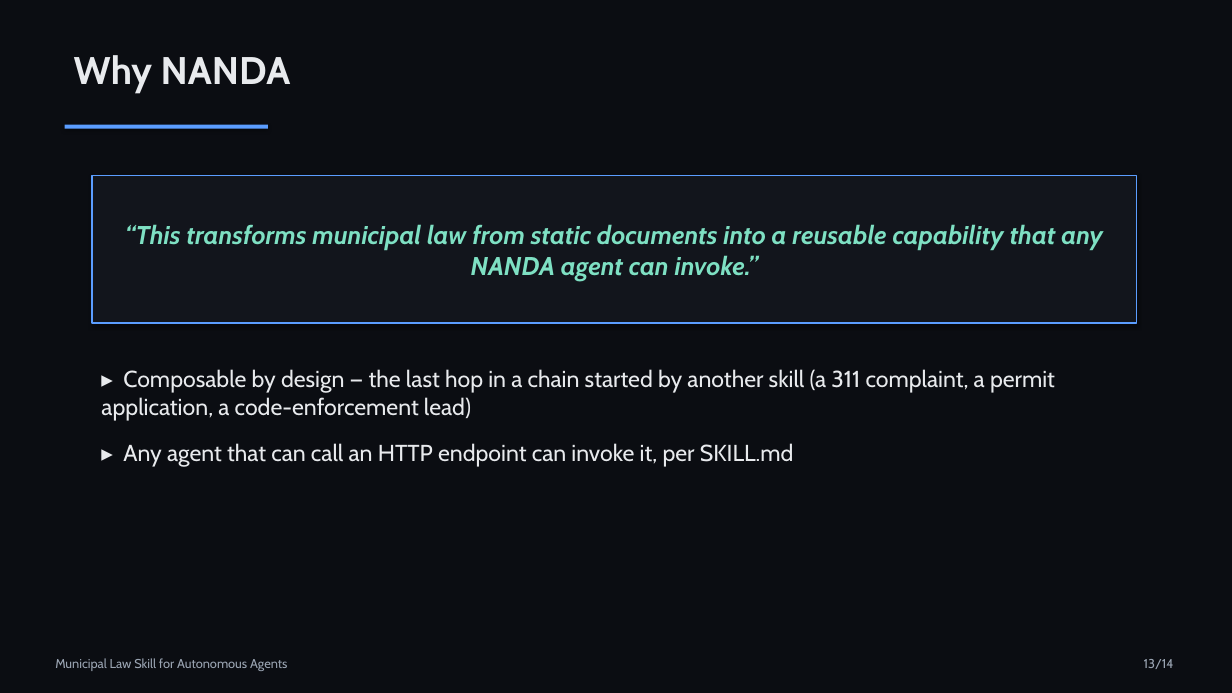
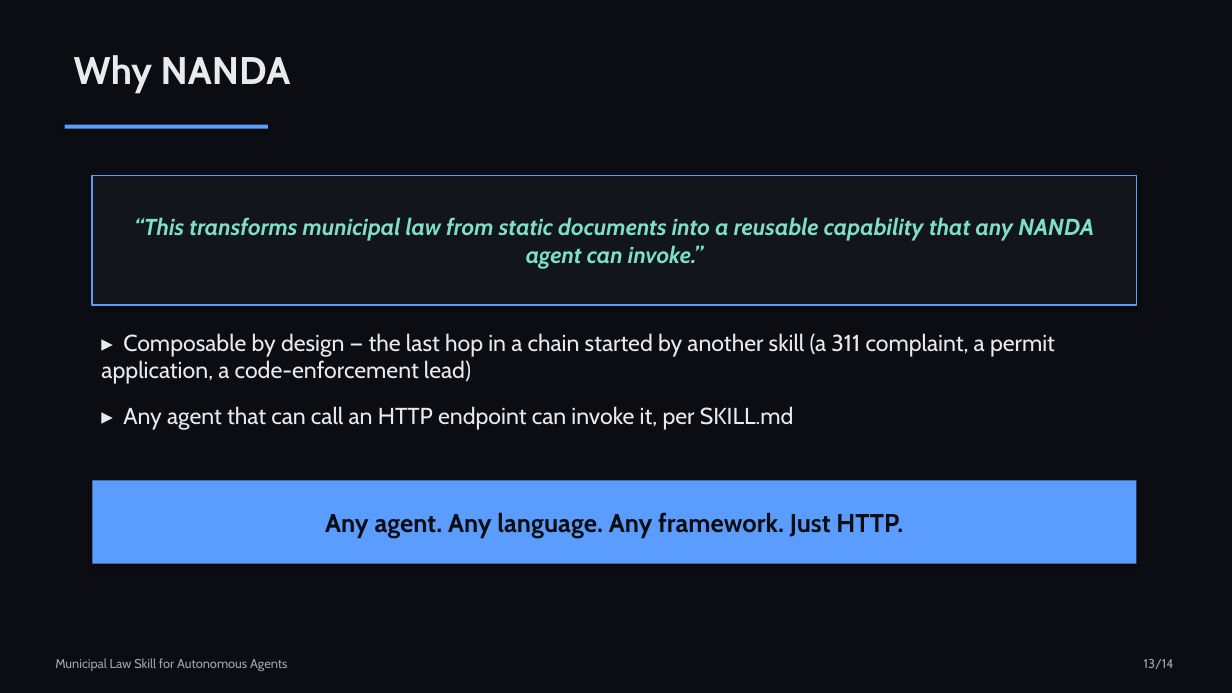
Before and after one commit to swamx/nanda-municipal-laws, a slide deck: slide 13 of docs/presentation/Municipal-Law-Skill.pptx. Drawn at 1232x693 pixels with LibreOffice and Linux fonts; fonts in the diff are those of the drawing. Boxes give left, top, right and bottom in pixels: in the first picture for what was removed or moved away, otherwise in the second. Text is boxed around its words. In the diff, an @@ line names an element or a change of style, - is before the commit and + after.

```diff
--- a/docs/presentation/Municipal-Law-Skill.pptx
+++ b/docs/presentation/Municipal-Law-Skill.pptx
@@ rectangle "“This transforms municipal law from ...": place and size @@
-rectangle "“This transforms municipal law from ..." at bbox=[92, 176, 1137, 323]
+rectangle "“This transforms municipal law from ..." at bbox=[92, 176, 1137, 305]
@@ rectangle "“This transforms municipal law from ..." at bbox=[92, 176, 1137, 305]: size 20 to 18 pt @@
@@ text "▸ Composable by design — ...": place and size @@
-text "▸ Composable by design — ..." at bbox=[101, 369, 1055, 467]
+text "▸ Composable by design — ..." at bbox=[101, 333, 1055, 430]
@@ rectangle added at bbox=[92, 481, 1137, 564], fill #5B9DFF, 20 pt, text #0B0D12, bold @@
+Any agent. Any language. Any framework. Just HTTP.
```
Also in this commit, not shown: 10 other slides changed, 9 other files.
